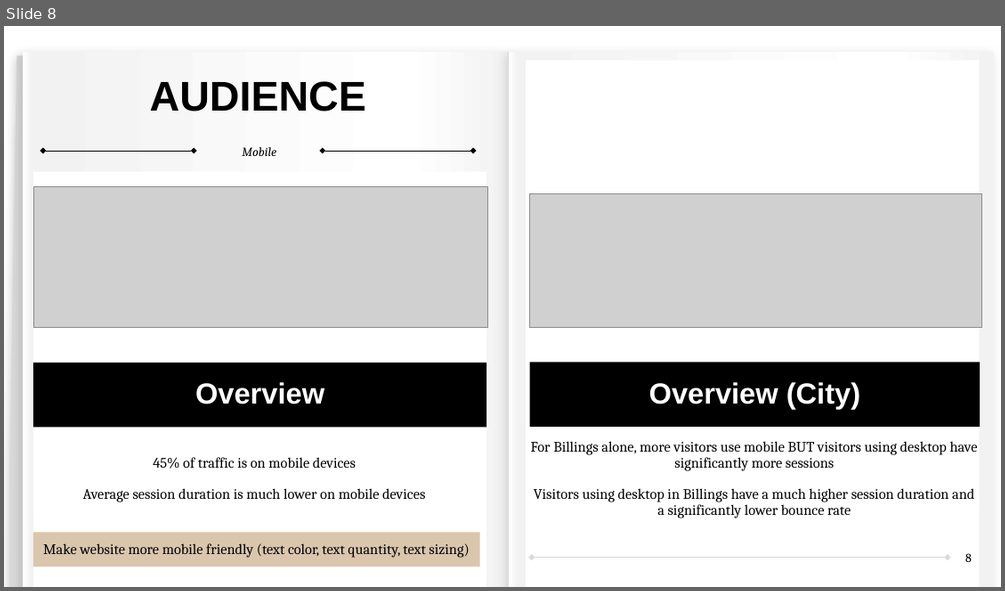
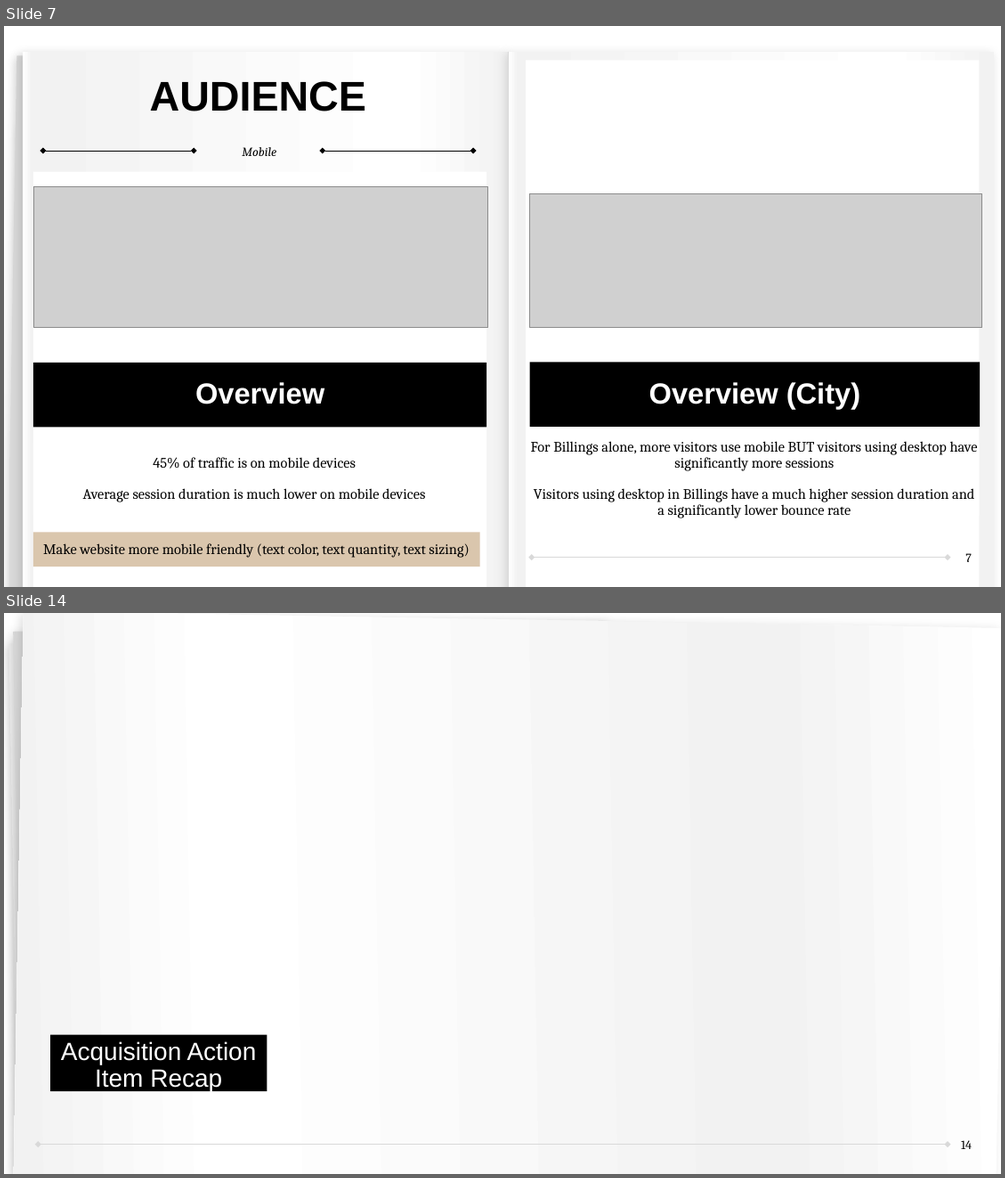
Before and after one commit to sibineejokela/Google_Analytics, a slide deck: Google_Analytics_ZJPhotography.pptx. Shown one above the other, each under a label of ours: slide 8 before the commit, slides 7 and 14 after it; the slides between them are not shown. The pictures are 1005x591 and 1005x1178 pixels, drawn with LibreOffice and Linux fonts; fonts in the diff are those of the drawing; grey boxes stand for pictures. Boxes give left, top, right and bottom in pixels: in the first picture for what was removed or moved away, otherwise in the second. Text is boxed around its words. In the diff, an @@ line names an element or a change of style, - is before the commit and + after.

Commit message:
added first draft details for acquisition

```diff
--- a/Google_Analytics_ZJPhotography.pptx
+++ b/Google_Analytics_ZJPhotography.pptx
@@ slide 14 added at [4,613,1001,1174], background #FFFFFF; not listed: 1 template element that a slide beside it also shows @@
@@ freeform shape added at [9,633,615,1174], fill #F2F2F2 @@
@@ freeform shape added at [14,621,620,1174], fill #D9D9D9 @@
@@ freeform shape added at [14,613,1001,1174], fill gradient #FFFFFF to #F2F2F2 @@
@@ rectangle added at [50,1035,267,1091], fill #000000, 24 pt, text #FFFFFF @@
+Acquisition Action Item Recap
@@ page number added at [961,1140,971,1149], 12 pt, text #000000 @@
+14
@@ what was slide 8 is now slide 7 @@
@@ page number at [965,553,971,562]: text changed @@
-8
+7
```
Also in this commit, not shown: 2 slides changed, 9 other slides added, 1 slide removed, 25 other files.
